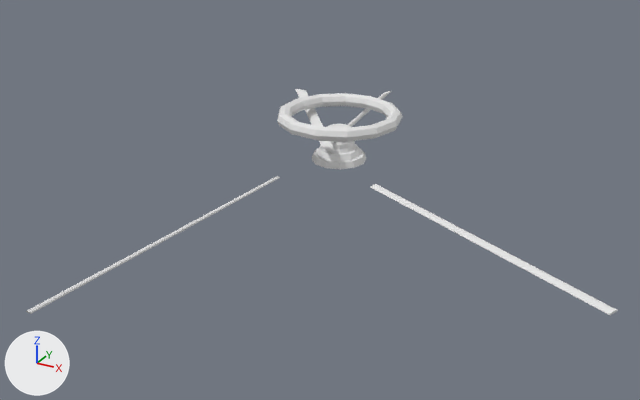
Renders of the FBX model Assets/Models/Ster.fbx from each side of a commit.
Camera for both pictures: a 50 mm lens placed at (13.9, -26.8, 11.5), pointed at (2.5, -6.0, 1.1). Lighting does not change. The marker at lower left points along +X, +Y and +Z.

Objects in the first picture: 'Rurki', 'Rurki2', 'Ster'.
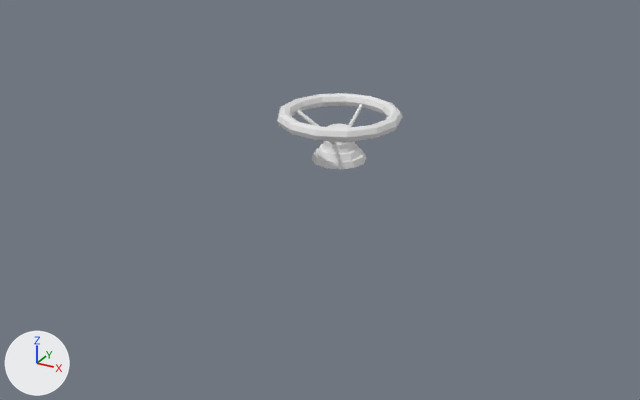
Scene script edits in JSON lines:
```json
{"op": "remove", "block": "ob_rurki2", "code": "ob_rurki2.parent = ob_ster"}
{"op": "set", "path": "ob_rurki2.location", "old": "(-0.855, -0.0148, -8.127)", "new": "(-0.855, -0.0148, 0.967)"}
{"op": "set", "path": "ob_rurki2.rotation_euler", "old": "(0.831, -0.215, 0.894)", "new": "(1.064, 0.0, -1.571)", "note": "degrees (48, -12, 51) -> degrees (61, 0, -90)"}
{"op": "set", "path": "ob_rurki2.scale", "old": "(0.0684, 0.546, 2.15)", "new": "(-0.0684, -0.0742, -0.516)"}
{"op": "remove", "block": "ob_rurki", "code": "ob_rurki.parent = ob_ster"}
{"op": "set", "path": "ob_rurki.location", "old": "(0.00715, 0.863, -7.806)", "new": "(0.00715, 0.863, 0.929)"}
{"op": "set", "path": "ob_rurki.rotation_euler", "old": "(0.755, 0.0, 0.0)", "new": "(1.064, 0.0, -3.142)", "note": "degrees (43, 0, 0) -> degrees (61, 0, -180)"}
{"op": "set", "path": "ob_rurki.scale", "old": "(0.0684, 0.546, 2.15)", "new": "(-0.0684, -0.0742, -0.516)"}
```

What differs and where, as boxes [x1, y1, x2, y2] in the pictures (640 x 400 px):
```json
{"object": "Rurki2", "change": "moved, turned, rescaled", "before": [296, 89, 618, 315], "after": [296, 109, 320, 127]}
{"object": "Rurki", "change": "moved, turned, rescaled", "before": [26, 91, 391, 314], "after": [328, 104, 363, 144]}
```
